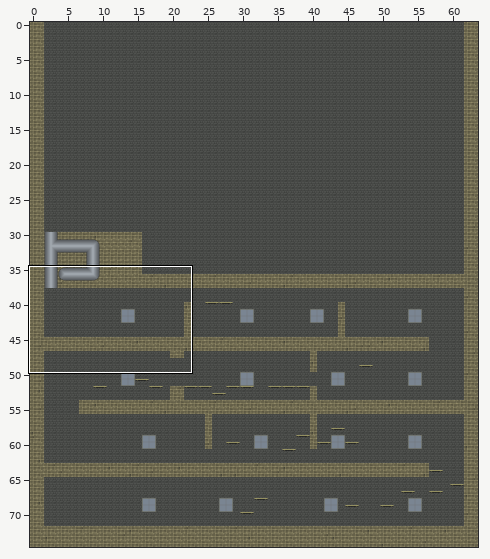
An edit to a level. Tiled map, Tiled/Maps/2_Animal_pound/level_2_story.tmx. The picture above shows the old version from afar; the outline marks the close-up.
Close-up. Before:
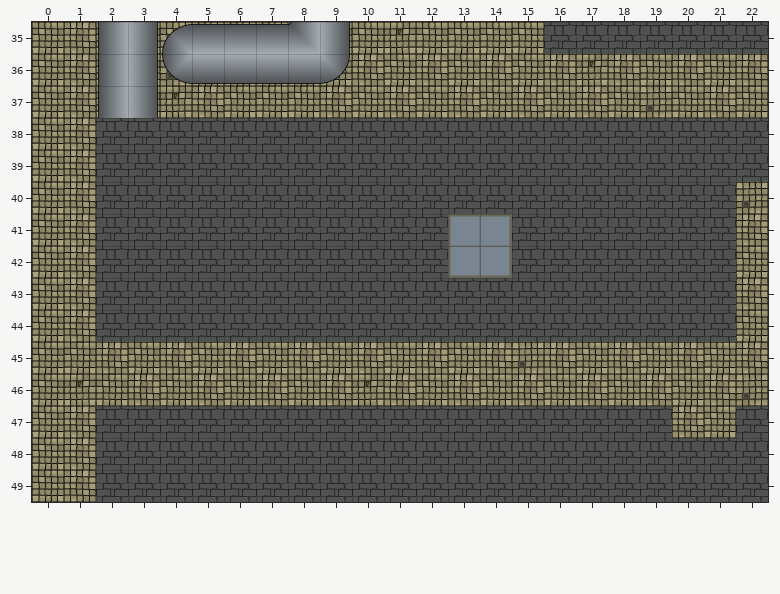
Cells are 128x128 px. Shown: x 0..22, y 35..49. The commit also changed other parts of the map, which this record leaves out.
After the commit:
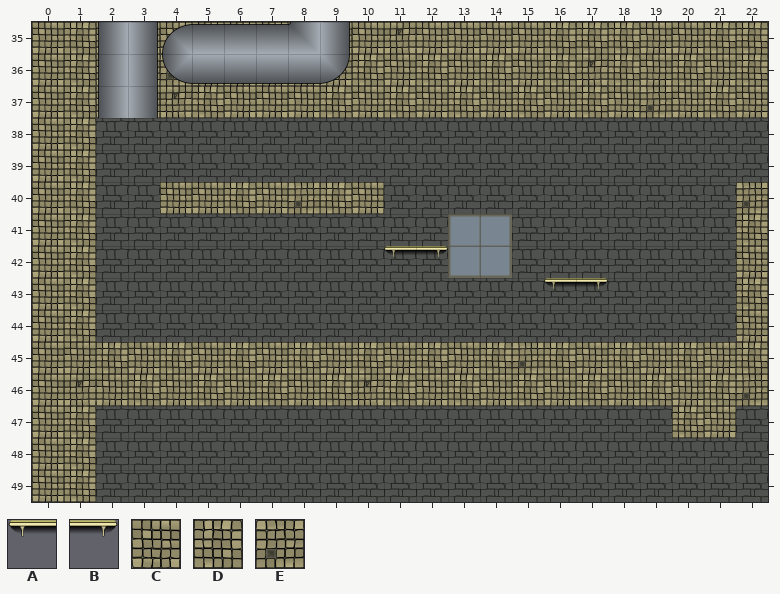
Key: from "tileset_animal_pound": A 15 "shelf_1", B 16 "shelf_3", C 21 "ground3", D 22 "ground3_B", E 25 "ground3_D".
_ is an empty cell.
From old to new:
Layer "Platform":
y 35: x 16..22 _______ -> DDDCCDD
y 40: x 4..10 _______ -> CCDCEDC
y 42: x 11..12 __ -> AB
y 43: x 16..17 __ -> AB
